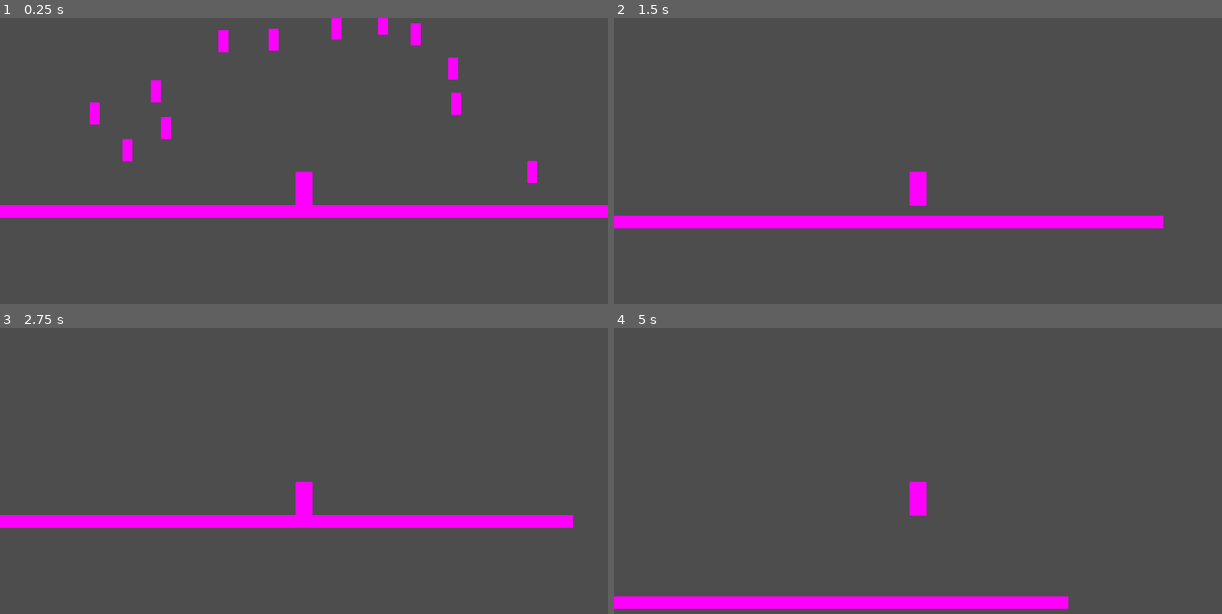
Above: before the commit, frames 1-4 (two rows, left to right).
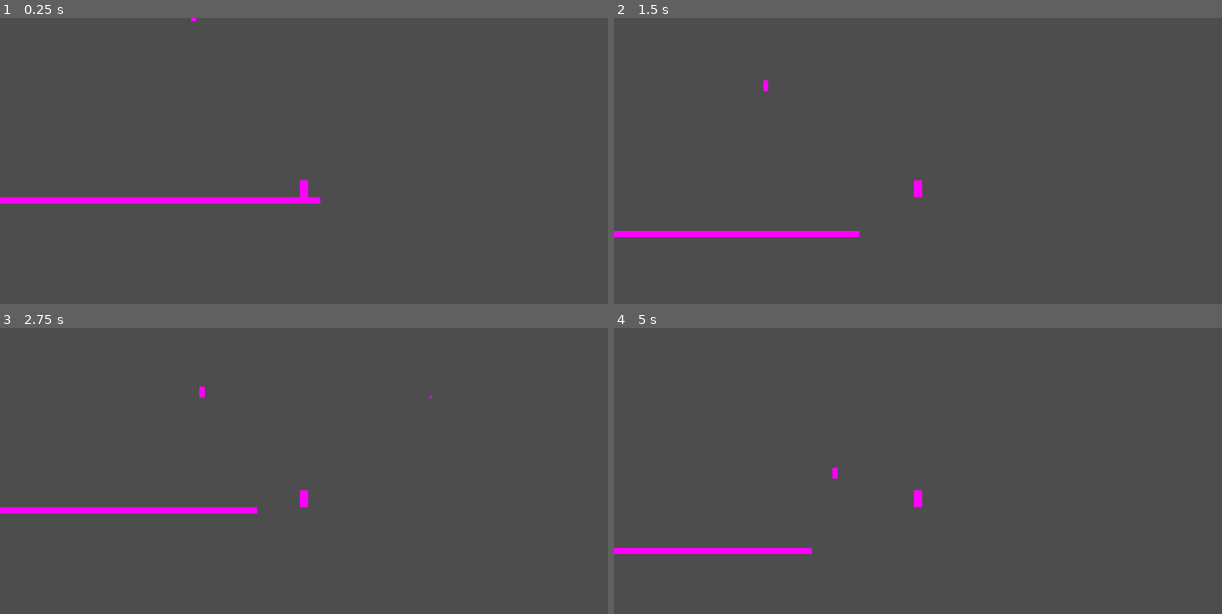
Above: after the commit, the same moments.

Repository: Christian-Lago/Transcendence-Skillbreaker
Game: Godot game, scene res://scenes/main.tscn
Two runs of this game, one before a commit and one after it. Both use one fixed random seed, a clock stepped at 60 frames per second and the inputs below.
Inputs (mouse positions are in pixels of both pictures, inside the frame that each line leads up to):
- Up to frame 1 (0.25 s): no input
- Up to frame 2 (1.5 s): move the mouse to (1051, 172) at 0.52 s; hold D (Right) from 0.53 s (still down); click (1051, 172) at 0.6 s; tap W (Up) at 0.77 s; move the mouse to (796, 206) at 1.27 s; tap C (Ultimate) at 1.35 s
- Up to frame 3 (2.75 s): tap W (Up) at 1.52 s; move the mouse to (364, 422) at 2.02 s; release D (Right) at 2.03 s; hold A (Left) from 2.03 s (still down); click (364, 422) at 2.1 s
- Up to frame 4 (5 s): move the mouse to (887, 568) at 2.77 s; release A (Left) at 2.78 s; hold D (Right) 2.78-4.28 s; tap C (Ultimate) at 2.85, 4.35 s; tap W (Up) at 3.02, 3.77, 4.52 s; move the mouse to (1100, 551) at 3.52 s; click (1100, 551) at 3.6 s; move the mouse to (735, 448) at 4.27 s; hold A (Left) from 4.28 s (still down)

The runs differ from the first frame. In frame 1, 7.5% of the frame differs, in the area x 0-100%, y 0-70%; in frame 2, 5.2%; in frame 3, 5.6%; in frame 4, 4.7%.

Commit message:
Projectile improvement: attack comes from top or bottom with pendulum

Diff:
--- a/scenes/enemy.tscn
+++ b/scenes/enemy.tscn
@@ -8,7 +8,7 @@
 
 [sub_resource type="PlaceholderTexture2D" id="PlaceholderTexture2D_t40w3"]
 
-[node name="Enemy" type="CharacterBody2D"]
+[node name="Enemy" type="CharacterBody2D" groups=["enemy"]]
 collision_layer = 3
 script = ExtResource("1_dtlav")
 
--- a/scenes/main.tscn
+++ b/scenes/main.tscn
@@ -7,54 +7,18 @@
 [node name="Main" type="Node2D"]
 
 [node name="Player" parent="." instance=ExtResource("1_p61yh")]
-position = Vector2(-67, -59)
+position = Vector2(524, -47)
 
 [node name="World" parent="." instance=ExtResource("2_uotr0")]
 
-[node name="Enemy" parent="." instance=ExtResource("3_gsu4p")]
-position = Vector2(403, -65)
-enemy_level = 80
-
-[node name="Enemy2" parent="." instance=ExtResource("3_gsu4p")]
-position = Vector2(-499, -186)
-enemy_level = 80
-
-[node name="Enemy3" parent="." instance=ExtResource("3_gsu4p")]
-position = Vector2(168, -354)
-enemy_level = 80
-
-[node name="Enemy4" parent="." instance=ExtResource("3_gsu4p")]
-position = Vector2(-379, -236)
-enemy_level = 80
-
-[node name="Enemy9" parent="." instance=ExtResource("3_gsu4p")]
-position = Vector2(-438, -111)
-enemy_level = 80
-
-[node name="Enemy10" parent="." instance=ExtResource("3_gsu4p")]
-position = Vector2(-363, -160)
-enemy_level = 80
-
-[node name="Enemy11" parent="." instance=ExtResource("3_gsu4p")]
-position = Vector2(100, -378)
-enemy_level = 80
-
 [node name="Enemy12" parent="." instance=ExtResource("3_gsu4p")]
-position = Vector2(3, -372)
-enemy_level = 80
-
-[node name="Enemy5" parent="." instance=ExtResource("3_gsu4p")]
-position = Vector2(255, -209)
-enemy_level = 80
-
-[node name="Enemy8" parent="." instance=ExtResource("3_gsu4p")]
-position = Vector2(246, -282)
+position = Vector2(86, -719)
 enemy_level = 80
 
 [node name="Enemy6" parent="." instance=ExtResource("3_gsu4p")]
-position = Vector2(-132, -351)
+position = Vector2(-1012, -490)
 enemy_level = 80
 
 [node name="Enemy7" parent="." instance=ExtResource("3_gsu4p")]
-position = Vector2(-238, -344)
+position = Vector2(-921, -347)
 enemy_level = 80
--- a/scenes/player.tscn
+++ b/scenes/player.tscn
@@ -17,6 +17,7 @@
 region_rect = Rect2(32, 64, 2.08165e-12, 2.08165e-12)
 
 [node name="Camera2D" type="Camera2D" parent="."]
+zoom = Vector2(0.5, 0.5)
 
 [node name="CollisionShape2D" type="CollisionShape2D" parent="."]
 shape = SubResource("CapsuleShape2D_nlgu2")
--- a/scripts/enemy.gd
+++ b/scripts/enemy.gd
@@ -31,7 +31,7 @@
 	# Find player in scene
 	player = get_tree().get_first_node_in_group("player")
 
-func _physics_process(delta):
+func _physics_process(_delta):
 	# Si no hay jugador no hacer nada
 	# If no player do nothing
 	if player == null:
--- a/scripts/player.gd
+++ b/scripts/player.gd
@@ -1,71 +1,54 @@
 extends CharacterBody2D
-
 # Velocidad de movimiento
 # Movement speed
-const SPEED    = 300.0
-
+const SPEED = 300.0
 # Velocidad de salto
 # Jump velocity
 const JUMP_VEL = -600.0
-
 # Gravedad
 # Gravity
-const GRAVITY  = 1200.0
-
+const GRAVITY = 1200.0
 # Daño mínimo y máximo del golpe
 # Min and max damage of the shot
 const DMG_MIN = 30.0
 const DMG_MAX = 150.0
-
 # Tiempo máximo de carga
 # Max charge time
 const CHARGE_TIME = 1.5
-
 # Distancia de falloff
 # Falloff distance
 const FALLOFF_START = 200.0
-const FALLOFF_END   = 600.0
-
+const FALLOFF_END = 600.0
 # Velocidad del proyectil
 # Projectile speed
 const PROJ_SPEED = 900.0
-
 # Energía máxima
 # Max energy
-const ENERGY_MAX      = 100.0
-
+const ENERGY_MAX = 100.0
 # Coste del ultimate
 # Ultimate cost
-const ENERGY_COST     = 0.0
-
+const ENERGY_COST = 0.0
 # Regeneración de energía por segundo
 # Energy regen per second
-const ENERGY_REGEN    = 5.0
-
+const ENERGY_REGEN = 5.0
 # Energía ganada por kill
 # Energy gained per kill
 const ENERGY_PER_KILL = 10.0
-
 # Radio del ultimate
 # Ultimate radius
-const ULT_RADIUS      = 500.0
-
+const ULT_RADIUS = 500.0
 # Cooldown del ultimate
 # Ultimate cooldown
-const ULT_COOLDOWN    = 0.0
-
+const ULT_COOLDOWN = 0.0
 # Energía actual
 # Current energy
-var energy              = 100.0
-
+var energy = 100.0
 # Temporizador del cooldown
 # Cooldown timer
-var ult_cooldown_timer  = 0.0
-
+var ult_cooldown_timer = 0.0
 # Temporizador de carga
 # Charge timer
 var charge_timer = 0.0
-
 # Si está cargando
 # If charging
 var is_charging = false
@@ -75,42 +58,34 @@
 	# Gravity
 	if not is_on_floor():
 		velocity.y += GRAVITY * delta
-
 	# Regenerar energía con el tiempo
 	# Regenerate energy over time
 	energy = min(ENERGY_MAX, energy + ENERGY_REGEN * delta)
-
 	# Reducir cooldown del ultimate
 	# Reduce ultimate cooldown
 	if ult_cooldown_timer > 0:
 		ult_cooldown_timer -= delta
-
 	# Activar ultimate
 	# Activate ultimate
 	if Input.is_action_just_pressed("Ultimate"):
 		_use_ultimate()
-
 	# Salto
 	# Jump
 	if Input.is_action_just_pressed("Up") and is_on_floor():
 		velocity.y = JUMP_VEL
-
 	# Movimiento horizontal
 	# Horizontal movement
 	var dir = Input.get_axis("Left", "Right")
 	velocity.x = dir * SPEED
-
 	# Carga del golpe
 	# Shot charge
 	if is_charging:
 		charge_timer = min(charge_timer + delta, CHARGE_TIME)
-
 	# Iniciar carga
 	# Start charge
 	if Input.is_action_just_pressed("Attack"):
 		is_charging = true
 		charge_timer = 0.0
-
 	# Disparar al soltar
 	# Fire on release
 	if Input.is_action_just_released("Attack"):
@@ -123,11 +98,9 @@
 	# Calcular dirección hacia el ratón
 	# Calculate direction towards mouse
 	var aim_direction = (get_global_mouse_position() - global_position).normalized()
-
 	# Calcular porcentaje de carga
 	# Calculate charge percentage
 	var charge_pct = charge_timer / CHARGE_TIME
-
 	# Instanciar el proyectil
 	# Instantiate the projectile
 	var proj = preload("res://scenes/pressure_shot.tscn").instantiate()
@@ -140,12 +113,9 @@
 	# Check if enough energy and cooldown
 	if energy < ENERGY_COST:
 		return
-
 	# Gastar energía y activar cooldown
 	# Spend energy and activate cooldown
 	energy -= ENERGY_COST
-	#ult_cooldown_timer = ULT_COOLDOWN
-
 	# Detectar enemigos en radio y matarlos
 	# Detect enemies in radius and kill them
 	var space = get_world_2d().direct_space_state
@@ -171,5 +141,4 @@
 				var damage = 80.0
 				print("Ultimate: daño a nivel / damage to level: ", body.enemy_level, " | Daño / Damage: ", damage)
 				body.take_damage(damage)
-
 	print("Ultimate activado / Ultimate activated")
--- a/scripts/pressure_shot.gd
+++ b/scripts/pressure_shot.gd
@@ -26,9 +26,19 @@
 # Origin position
 var origin: Vector2
 
+# Objetivo al que perseguir
+# Target to follow
+var target = null
+
+# Velocidad de giro del péndulo
+# Pendulum turn speed
+var pendulum_angle = 0.0
+var pendulum_speed = 8.0
+var pendulum_amplitude = 0.4
+
 func setup(dir, charge, spd, d_min, d_max, f_start, f_end):
-	# Guardamos todos los parámetros
-	# Save all parameters
+	# Guardar parámetros
+	# Save parameters
 	direction     = dir
 	charge_pct    = charge
 	speed         = spd
@@ -37,21 +47,69 @@
 	falloff_start = f_start
 	falloff_end   = f_end
 	origin        = global_position
-	# Escalar el proyectil según la carga
-	# Scale projectile based on charge
-	var min_scale = 1.0
+
+	# Escalar según carga
+	# Scale based on charge
+	var min_scale = 0.5
 	var max_scale = 2.0
 	var final_scale = lerp(min_scale, max_scale, charge_pct)
 	scale = Vector2(final_scale, final_scale)
 
+func _ready():
+	# Buscar objetivo una vez en escena
+	# Find target once in scene
+	_find_target()
+
+func _find_target():
+	# Buscar todos los enemigos en la escena
+	# Find all enemies in scene
+	var enemies = get_tree().get_nodes_in_group("enemy")
+	var best = null
+	var best_dot = 0.6  # Ángulo del cono (~53 grados)
+
+	for e in enemies:
+		var to_enemy = (e.global_position - global_position).normalized()
+		var dot = direction.dot(to_enemy)
+		if dot > best_dot:
+			best_dot = dot
+			best = e
+
+	target = best
+
 func _physics_process(delta):
+	# Si tiene objetivo, perseguir con péndulo
+	# If has target, follow with pendulum
+	if target and is_instance_valid(target):
+		var to_target = (target.global_position - global_position).normalized()
+		pendulum_angle += pendulum_speed * delta
+		var pendulum_offset = sin(pendulum_angle) * pendulum_amplitude
+		var perp = Vector2(-to_target.y, to_target.x)
+		direction = (to_target + perp * pendulum_offset).normalized()
+
 	# Mover el proyectil
-	# Move the projectile
+	# Move projectile
 	position += direction * speed * delta
+
+	# Comprimir al acercarse al objetivo
+	# Compress when close to target
+	if target and is_instance_valid(target):
+		var dist_to_target = global_position.distance_to(target.global_position)
+		if dist_to_target < 100:
+			var compress = dist_to_target / 100.0
+			scale = Vector2(compress, compress) * lerp(0.5, 2.0, charge_pct)
 
 	# Destruir si supera el rango máximo
 	# Destroy if out of range
 	if global_position.distance_to(origin) > falloff_end:
+		queue_free()
+
+func _on_body_entered(body):
+	# Comprobar si el cuerpo es un enemigo
+	# Check if body is an enemy
+	if body.has_method("take_damage"):
+		var dist = global_position.distance_to(origin)
+		var damage = _calc_damage(dist)
+		body.take_damage(damage)
 		queue_free()
 
 func _calc_damage(dist: float) -> float:
@@ -62,18 +120,5 @@
 		return base
 	var t = clamp((dist - falloff_start) / (falloff_end - falloff_start), 0.0, 1.0)
 	var final_damage = lerp(base, base * 0.2, t)
-
-	# Mostrar daño en consola para verificar
-	# Show damage in console to verify
 	print("Daño / Damage: ", final_damage)
-
 	return final_damage
-
-func _on_body_entered(body):
-		# Comprobar si el cuerpo es un enemigo
-	# Check if body is an enemy
-	if body.has_method("take_damage"):
-		var dist = global_position.distance_to(origin)
-		var damage = _calc_damage(dist)
-		body.take_damage(damage)
-		queue_free()
Not shown, changed: .DS_Store
Not shown, added: scripts/.DS_Store
